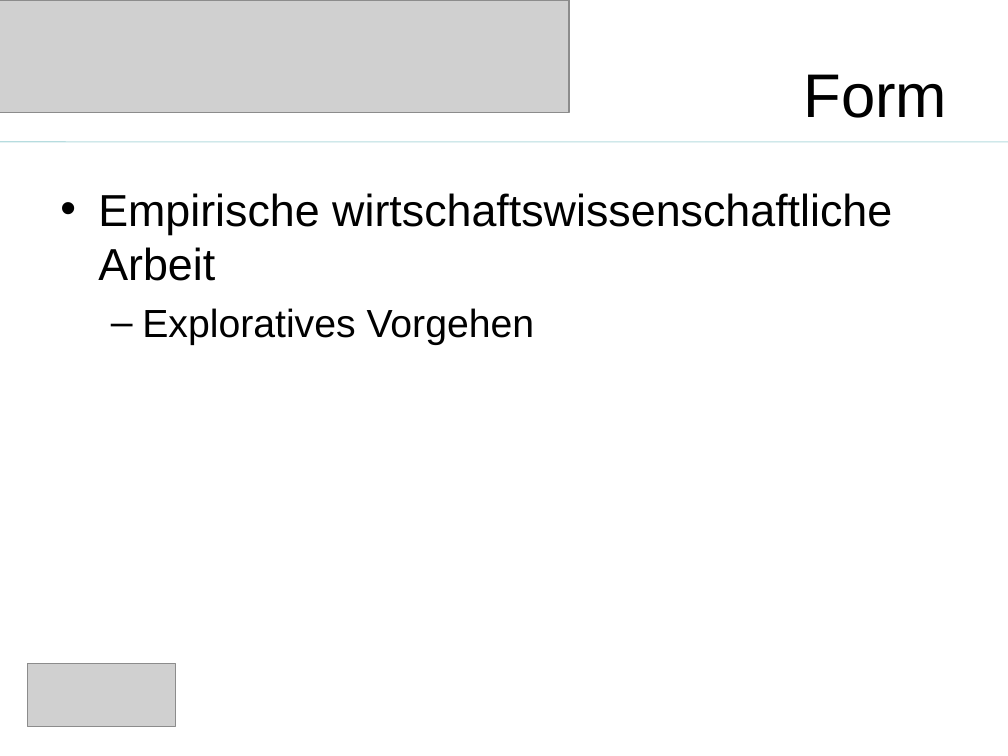
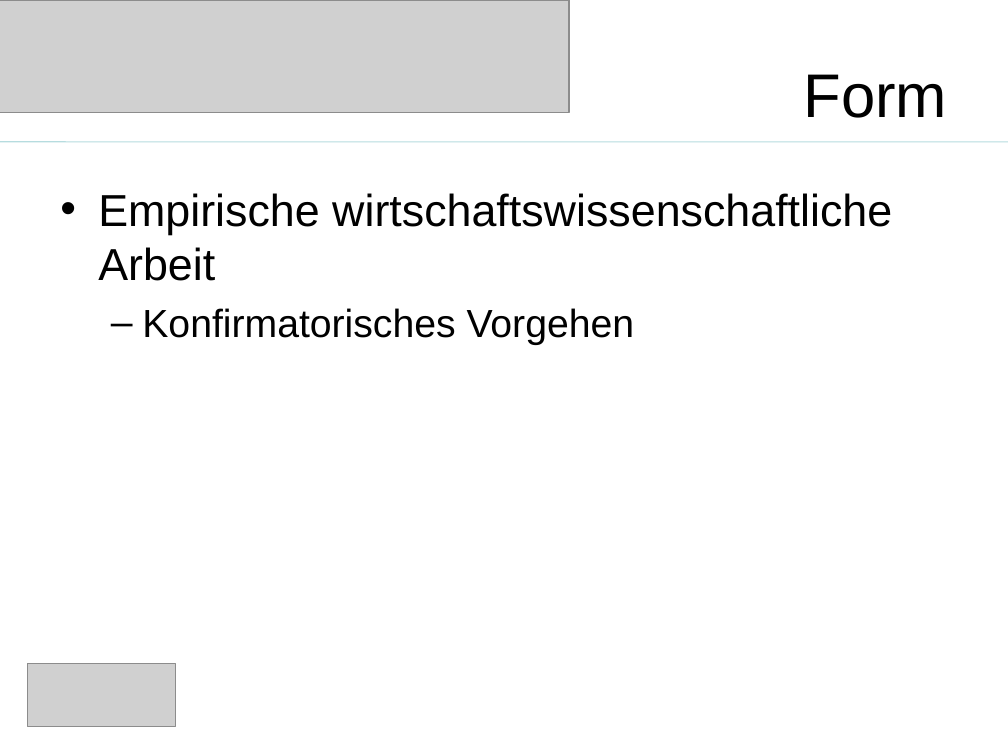
Before and after one commit to saw303/masterstudy, a slide deck: slide 9 of disposition/Präsentation.ppt (slide 8 before the commit). Drawn at 1008x756 pixels with LibreOffice and Linux fonts; fonts in the diff are those of the drawing; grey boxes stand for pictures. Boxes give left, top, right and bottom in pixels: in the first picture for what was removed or moved away, otherwise in the second. Text is boxed around its words. In the diff, an @@ line names an element or a change of style, - is before the commit and + after.

```diff
--- a/disposition/Präsentation.ppt
+++ b/disposition/Präsentation.ppt
@@ text at (142, 308, 635, 345): text changed @@
-  – Exploratives Vorgehen
+  – Konfirmatorisches Vorgehen
```
Also in this commit, not shown: 1 other slide changed, 1 slide added, 1 other file.
